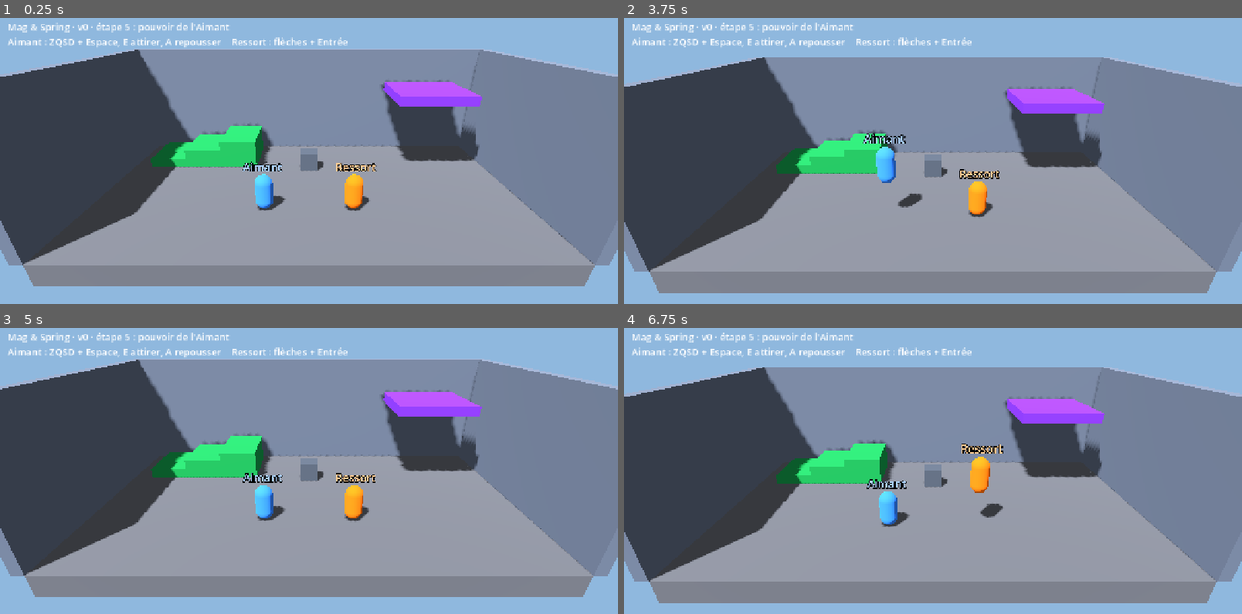
Above: before the commit, frames 1-4 (two rows, left to right).
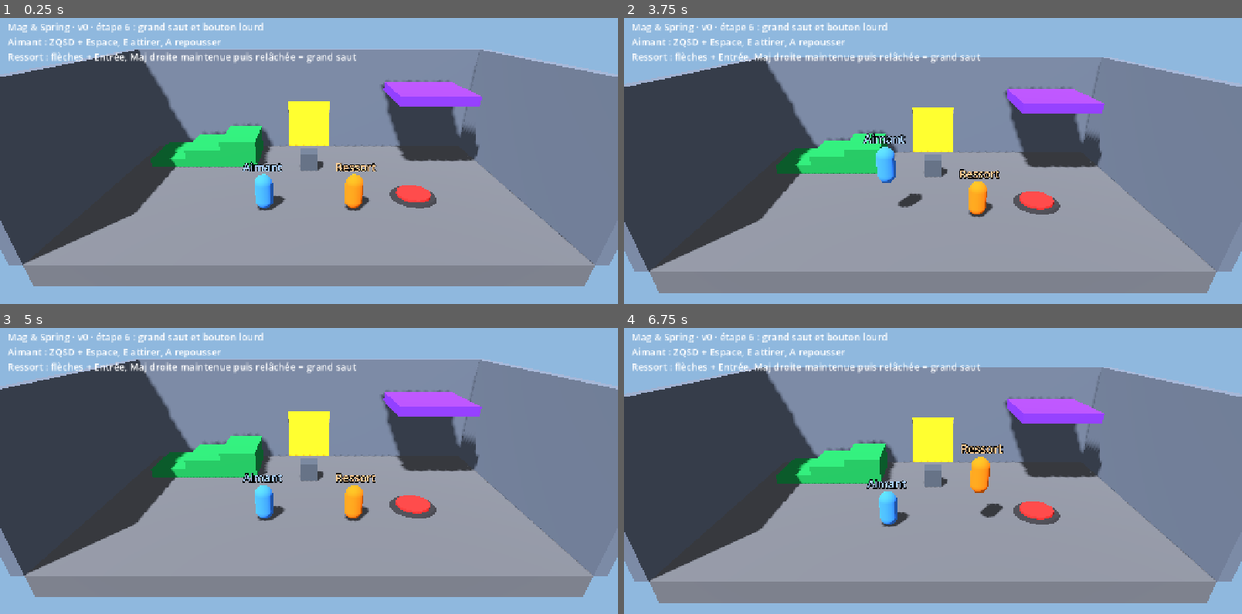
Above: after the commit, the same moments.

Repository: Aphyo/MagSpring
Game: Godot game, scene res://scenes/main.tscn
The game is run twice, just before and just after one commit, with the same random seed, the same clock (stepped at 60 frames per second) and the same inputs.
Inputs:
- Up to frame 1 (0.25 s): no input
- Up to frame 2 (3.75 s): tap Enter at 0.5 s; tap Space at 3.5 s
- Up to frame 3 (5 s): no input
- Up to frame 4 (6.75 s): tap Enter at 6.5 s

The runs differ from the first frame. In frame 1, 2.7% of the frame differs, in the area x 1-71%, y 1-67%; in frame 2, 2.7%; in frame 3, 2.7%; in frame 4, 2.7%.

Commit message:
Étape 6 : grand saut du Ressort, bouton lourd et porte
PouvoirRessort (enfant du Ressort) : Maj droite maintenue charge le
saut (le corps se tasse), relâchée le lance jusqu'à environ 5 m, assez
pour la plateforme violette. Le Ressort est dans le groupe « lourd ».
BoutonLourd ne s'enfonce que sous un corps « lourd » et émet le signal
active, branché sur Porte.ouvrir() : la porte jaune coulisse et ouvre
un couloir vers l'arrivée, creusé dans le mur du fond en CSG.

Co-Authored-By: Claude Opus 5.5 <noreply@anthropic.com>
Claude-Session: https://claude.ai/code/session_01HXSnhPy7Hz3624mnDq2J47

Diff:
--- /dev/null
+++ b/assets/materials/arrivee.tres
@@ -0,0 +1,7 @@
+[gd_resource type="StandardMaterial3D" format=3]
+
+[resource]
+albedo_color = Color(0.95, 0.95, 0.95, 1)
+emission_enabled = true
+emission = Color(0.9, 0.9, 0.6, 1)
+emission_energy_multiplier = 0.4
--- /dev/null
+++ b/assets/materials/bouton.tres
@@ -0,0 +1,5 @@
+[gd_resource type="StandardMaterial3D" format=3]
+
+[resource]
+albedo_color = Color(0.85, 0.2, 0.2, 1)
+roughness = 0.6
--- /dev/null
+++ b/assets/materials/porte.tres
@@ -0,0 +1,5 @@
+[gd_resource type="StandardMaterial3D" format=3]
+
+[resource]
+albedo_color = Color(0.95, 0.75, 0.15, 1)
+roughness = 0.7
--- a/project.godot
+++ b/project.godot
@@ -98,6 +98,13 @@
 , Object(InputEventJoypadButton,"resource_local_to_scene":false,"resource_name":"","device":0,"button_index":9,"pressure":0.0,"pressed":false,"script":null)
 ]
 }
+p2_grand_saut={
+"deadzone": 0.2,
+"events": [Object(InputEventKey,"resource_local_to_scene":false,"resource_name":"","device":-1,"window_id":0,"alt_pressed":false,"shift_pressed":false,"ctrl_pressed":false,"meta_pressed":false,"pressed":false,"keycode":0,"physical_keycode":4194325,"key_label":0,"unicode":0,"location":2,"echo":false,"script":null)
+, Object(InputEventKey,"resource_local_to_scene":false,"resource_name":"","device":-1,"window_id":0,"alt_pressed":false,"shift_pressed":false,"ctrl_pressed":false,"meta_pressed":false,"pressed":false,"keycode":0,"physical_keycode":4194438,"key_label":0,"unicode":0,"location":0,"echo":false,"script":null)
+, Object(InputEventJoypadButton,"resource_local_to_scene":false,"resource_name":"","device":1,"button_index":1,"pressure":0.0,"pressed":false,"script":null)
+]
+}
 
 [physics]
 
--- a/scenes/levels/test_room.tscn
+++ b/scenes/levels/test_room.tscn
@@ -46,6 +46,31 @@
 size = Vector3(0.5, 6, 12.5)
 material = ExtResource("2_knmjg")
 
+[node name="TrouPorte" type="CSGBox3D" parent="Decor"]
+transform = Transform3D(1, 0, 0, 0, 1, 0, 0, 0, 1, 0, 1.5, -6.25)
+operation = 2
+size = Vector3(2.6, 3, 1)
+
+[node name="CouloirSol" type="CSGBox3D" parent="Decor"]
+transform = Transform3D(1, 0, 0, 0, 1, 0, 0, 0, 1, 0, -0.5, -8)
+size = Vector3(3.6, 1, 3.5)
+material = ExtResource("1_anjkr")
+
+[node name="CouloirMurGauche" type="CSGBox3D" parent="Decor"]
+transform = Transform3D(1, 0, 0, 0, 1, 0, 0, 0, 1, -1.55, 1.5, -8)
+size = Vector3(0.5, 3, 3.5)
+material = ExtResource("2_knmjg")
+
+[node name="CouloirMurDroit" type="CSGBox3D" parent="Decor"]
+transform = Transform3D(1, 0, 0, 0, 1, 0, 0, 0, 1, 1.55, 1.5, -8)
+size = Vector3(0.5, 3, 3.5)
+material = ExtResource("2_knmjg")
+
+[node name="CouloirFond" type="CSGBox3D" parent="Decor"]
+transform = Transform3D(1, 0, 0, 0, 1, 0, 0, 0, 1, 0, 1.5, -9.5)
+size = Vector3(3.6, 3, 0.5)
+material = ExtResource("2_knmjg")
+
 [node name="Marche1" type="CSGBox3D" parent="Decor"]
 transform = Transform3D(1, 0, 0, 0, 1, 0, 0, 0, 1, -8, 0.25, -4)
 size = Vector3(2, 0.5, 3)
--- a/scenes/main.tscn
+++ b/scenes/main.tscn
@@ -6,6 +6,10 @@
 [ext_resource type="Script" path="res://scripts/camera_duo.gd" id="4_camera"]
 [ext_resource type="Script" path="res://scripts/players/magnet_power.gd" id="5_aimant"]
 [ext_resource type="PackedScene" path="res://scenes/objects/metal_crate.tscn" id="6_caisse"]
+[ext_resource type="Script" path="res://scripts/players/spring_power.gd" id="7_ressort"]
+[ext_resource type="PackedScene" path="res://scenes/objects/heavy_button.tscn" id="8_bouton"]
+[ext_resource type="PackedScene" path="res://scenes/objects/door.tscn" id="9_porte"]
+[ext_resource type="Material" path="res://assets/materials/arrivee.tres" id="10_arrivee"]
 
 [sub_resource type="TorusMesh" id="TorusMesh_champ"]
 inner_radius = 1.3
@@ -15,6 +19,9 @@
 transparency = 1
 shading_mode = 0
 albedo_color = Color(0.3, 0.6, 1, 0.45)
+
+[sub_resource type="BoxMesh" id="BoxMesh_arrivee"]
+size = Vector3(2, 0.04, 2)
 
 [node name="Main" type="Node3D"]
 script = ExtResource("1_main")
@@ -40,8 +47,22 @@
 nom = "Ressort"
 couleur = Color(0.98, 0.45, 0.09, 1)
 
+[node name="PouvoirRessort" type="Node3D" parent="Ressort"]
+script = ExtResource("7_ressort")
+
 [node name="CaisseMetal" parent="." instance=ExtResource("6_caisse")]
 transform = Transform3D(1, 0, 0, 0, 1, 0, 0, 0, 1, 0, 0.5, -2.5)
+
+[node name="BoutonLourd" parent="." instance=ExtResource("8_bouton")]
+transform = Transform3D(1, 0, 0, 0, 1, 0, 0, 0, 1, 5, 0, 1)
+
+[node name="Porte" parent="." instance=ExtResource("9_porte")]
+transform = Transform3D(1, 0, 0, 0, 1, 0, 0, 0, 1, 0, 0, -6.25)
+
+[node name="Arrivee" type="MeshInstance3D" parent="."]
+transform = Transform3D(1, 0, 0, 0, 1, 0, 0, 0, 1, 0, 0.02, -8.1)
+mesh = SubResource("BoxMesh_arrivee")
+surface_material_override/0 = ExtResource("10_arrivee")
 
 [node name="CameraDuo" type="Camera3D" parent="." node_paths=PackedStringArray("joueur_a", "joueur_b")]
 transform = Transform3D(1, 0, 0, 0, 1, 0, 0, 0, 1, 0, 9, 14)
@@ -55,7 +76,10 @@
 offset_left = 16.0
 offset_top = 12.0
 offset_right = 816.0
-offset_bottom = 70.0
+offset_bottom = 100.0
 theme_override_font_sizes/font_size = 20
-text = "Mag & Spring · v0 · étape 5 : pouvoir de l'Aimant
-Aimant : ZQSD + Espace, E attirer, A repousser    Ressort : flèches + Entrée"
+text = "Mag & Spring · v0 · étape 6 : grand saut et bouton lourd
+Aimant : ZQSD + Espace, E attirer, A repousser
+Ressort : flèches + Entrée, Maj droite maintenue puis relâchée = grand saut"
+
+[connection signal="active" from="BoutonLourd" to="Porte" method="ouvrir"]
--- /dev/null
+++ b/scenes/objects/door.tscn
@@ -0,0 +1,22 @@
+[gd_scene load_steps=5 format=3]
+
+[ext_resource type="Script" path="res://scripts/objects/door.gd" id="1_porte"]
+[ext_resource type="Material" path="res://assets/materials/porte.tres" id="2_jaune"]
+
+[sub_resource type="BoxShape3D" id="BoxShape3D_porte"]
+size = Vector3(2.6, 3, 0.3)
+
+[sub_resource type="BoxMesh" id="BoxMesh_porte"]
+size = Vector3(2.6, 3, 0.3)
+
+[node name="Porte" type="AnimatableBody3D"]
+script = ExtResource("1_porte")
+
+[node name="Collision" type="CollisionShape3D" parent="."]
+transform = Transform3D(1, 0, 0, 0, 1, 0, 0, 0, 1, 0, 1.5, 0)
+shape = SubResource("BoxShape3D_porte")
+
+[node name="Visuel" type="MeshInstance3D" parent="."]
+transform = Transform3D(1, 0, 0, 0, 1, 0, 0, 0, 1, 0, 1.5, 0)
+mesh = SubResource("BoxMesh_porte")
+surface_material_override/0 = ExtResource("2_jaune")
--- /dev/null
+++ b/scenes/objects/heavy_button.tscn
@@ -0,0 +1,40 @@
+[gd_scene load_steps=7 format=3]
+
+[ext_resource type="Script" path="res://scripts/objects/heavy_button.gd" id="1_bouton"]
+[ext_resource type="Material" path="res://assets/materials/bouton.tres" id="2_rouge"]
+
+[sub_resource type="CylinderMesh" id="CylinderMesh_socle"]
+top_radius = 1.0
+bottom_radius = 1.1
+height = 0.1
+
+[sub_resource type="StandardMaterial3D" id="StandardMaterial3D_socle"]
+albedo_color = Color(0.2, 0.2, 0.22, 1)
+
+[sub_resource type="CylinderMesh" id="CylinderMesh_dessus"]
+top_radius = 0.8
+bottom_radius = 0.8
+height = 0.15
+
+[sub_resource type="CylinderShape3D" id="CylinderShape3D_zone"]
+height = 1.0
+radius = 0.8
+
+[node name="BoutonLourd" type="Node3D"]
+script = ExtResource("1_bouton")
+
+[node name="Socle" type="MeshInstance3D" parent="."]
+transform = Transform3D(1, 0, 0, 0, 1, 0, 0, 0, 1, 0, 0.05, 0)
+mesh = SubResource("CylinderMesh_socle")
+surface_material_override/0 = SubResource("StandardMaterial3D_socle")
+
+[node name="Dessus" type="MeshInstance3D" parent="."]
+transform = Transform3D(1, 0, 0, 0, 1, 0, 0, 0, 1, 0, 0.15, 0)
+mesh = SubResource("CylinderMesh_dessus")
+surface_material_override/0 = ExtResource("2_rouge")
+
+[node name="Zone" type="Area3D" parent="."]
+
+[node name="Forme" type="CollisionShape3D" parent="Zone"]
+transform = Transform3D(1, 0, 0, 0, 1, 0, 0, 0, 1, 0, 0.5, 0)
+shape = SubResource("CylinderShape3D_zone")
--- /dev/null
+++ b/scripts/objects/door.gd
@@ -0,0 +1,21 @@
+extends AnimatableBody3D
+## Une porte qui coulisse vers le haut quand on appelle ouvrir().
+## AnimatableBody3D est un corps solide qu'on peut déplacer par le code :
+## il bloque les joueurs tant qu'il est fermé, puis les laisse passer.
+
+## De combien la porte monte en s'ouvrant, en mètres.
+@export var hauteur_ouverture: float = 2.9
+## Durée de l'ouverture, en secondes.
+@export var duree: float = 1.0
+
+var ouverte := false
+
+
+func ouvrir() -> void:
+	if ouverte:
+		return
+	ouverte = true
+	# Un « tween » fait glisser une valeur d'un point à un autre, en douceur.
+	var tween := create_tween()
+	tween.tween_property(self, "position:y", position.y + hauteur_ouverture, duree) \
+		.set_trans(Tween.TRANS_SINE).set_ease(Tween.EASE_IN_OUT)
--- /dev/null
+++ b/scripts/objects/heavy_button.gd
@@ -0,0 +1,34 @@
+extends Node3D
+## Un bouton lourd posé au sol. Seul un joueur du groupe « lourd » (le Ressort)
+## peut l'enfoncer : l'Aimant est trop léger, il peut marcher dessus sans effet.
+## Une fois enfoncé, le bouton reste enfoncé et envoie le signal « active ».
+## Dans main.tscn, ce signal est branché sur la fonction ouvrir() de la porte
+## (onglet « Nœud » > Signaux, dans l'éditeur).
+
+signal active
+
+const COULEUR_ENFONCE := Color(0.2, 0.8, 0.35)
+
+@onready var zone: Area3D = $Zone
+@onready var dessus: MeshInstance3D = $Dessus
+
+var enfonce := false
+
+
+func _physics_process(_delta: float) -> void:
+	if enfonce:
+		return
+	for corps in zone.get_overlapping_bodies():
+		if corps.is_in_group("lourd"):
+			_enfoncer()
+			return
+
+
+func _enfoncer() -> void:
+	enfonce = true
+	# Le dessus du bouton descend et passe au vert.
+	dessus.position.y -= 0.12
+	var materiau := StandardMaterial3D.new()
+	materiau.albedo_color = COULEUR_ENFONCE
+	dessus.material_override = materiau
+	active.emit()
--- /dev/null
+++ b/scripts/players/spring_power.gd
@@ -0,0 +1,47 @@
+extends Node3D
+## Le pouvoir du Ressort, à placer comme enfant du joueur Ressort.
+## Touche maintenue au sol : le Ressort se tasse et charge son saut.
+## Touche relâchée : il bondit, d'autant plus haut que la charge était longue.
+## Il fait aussi partie du groupe « lourd » : c'est lui qui peut enfoncer les boutons lourds.
+
+## Vitesse de départ sans charge (comme un saut normal).
+@export var force_min: float = 9.5
+## Vitesse de départ à pleine charge : 16 donne un saut d'environ 5 m.
+@export var force_max: float = 16.0
+## Temps pour charger complètement, en secondes.
+@export var temps_charge: float = 0.8
+## À quel point le corps s'écrase à pleine charge (1 = pas du tout).
+@export var ecrasement_max: float = 0.6
+
+@onready var joueur: CharacterBody3D = get_parent()
+@onready var corps: Node3D = get_parent().get_node("Corps")
+
+# Charge actuelle, entre 0 (rien) et 1 (pleine charge).
+var charge: float = 0.0
+var _en_charge := false
+
+
+func _ready() -> void:
+	joueur.add_to_group("lourd")
+
+
+func _physics_process(delta: float) -> void:
+	var touche: String = joueur.action("grand_saut")
+
+	# On commence à charger seulement si on est au sol.
+	if Input.is_action_pressed(touche) and joueur.is_on_floor():
+		_en_charge = true
+		charge = minf(charge + delta / temps_charge, 1.0)
+	elif _en_charge and not Input.is_action_pressed(touche):
+		# Touche relâchée : on saute ! lerp mélange force_min et force_max selon la charge.
+		if joueur.is_on_floor():
+			joueur.velocity.y = lerpf(force_min, force_max, charge)
+		_en_charge = false
+		charge = 0.0
+	elif not joueur.is_on_floor():
+		_en_charge = false
+		charge = 0.0
+
+	# Le corps se tasse pendant la charge, pour qu'on voie qu'il se prépare.
+	var hauteur := lerpf(1.0, ecrasement_max, charge)
+	corps.scale = Vector3(1.0 / sqrt(hauteur), hauteur, 1.0 / sqrt(hauteur))
Not shown: 1 places in scenes/main.tscn that only renumber resources
Not shown, added: scripts/objects/door.gd.uid
Not shown, added: scripts/objects/heavy_button.gd.uid
Not shown, added: scripts/players/spring_power.gd.uid
